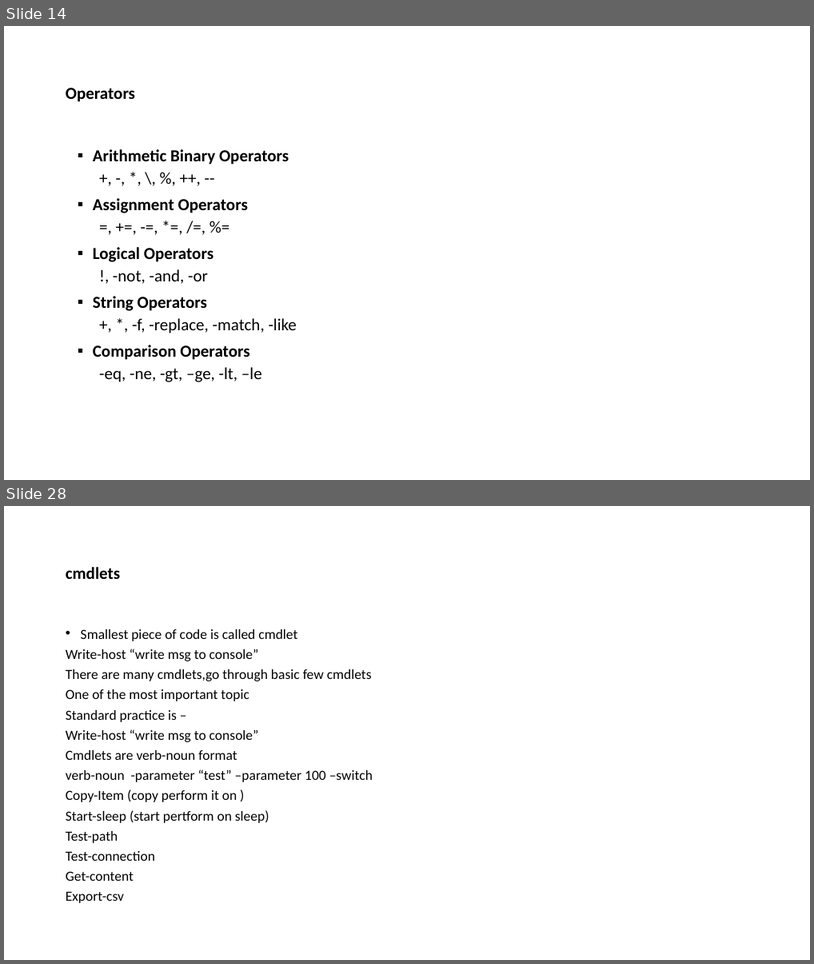
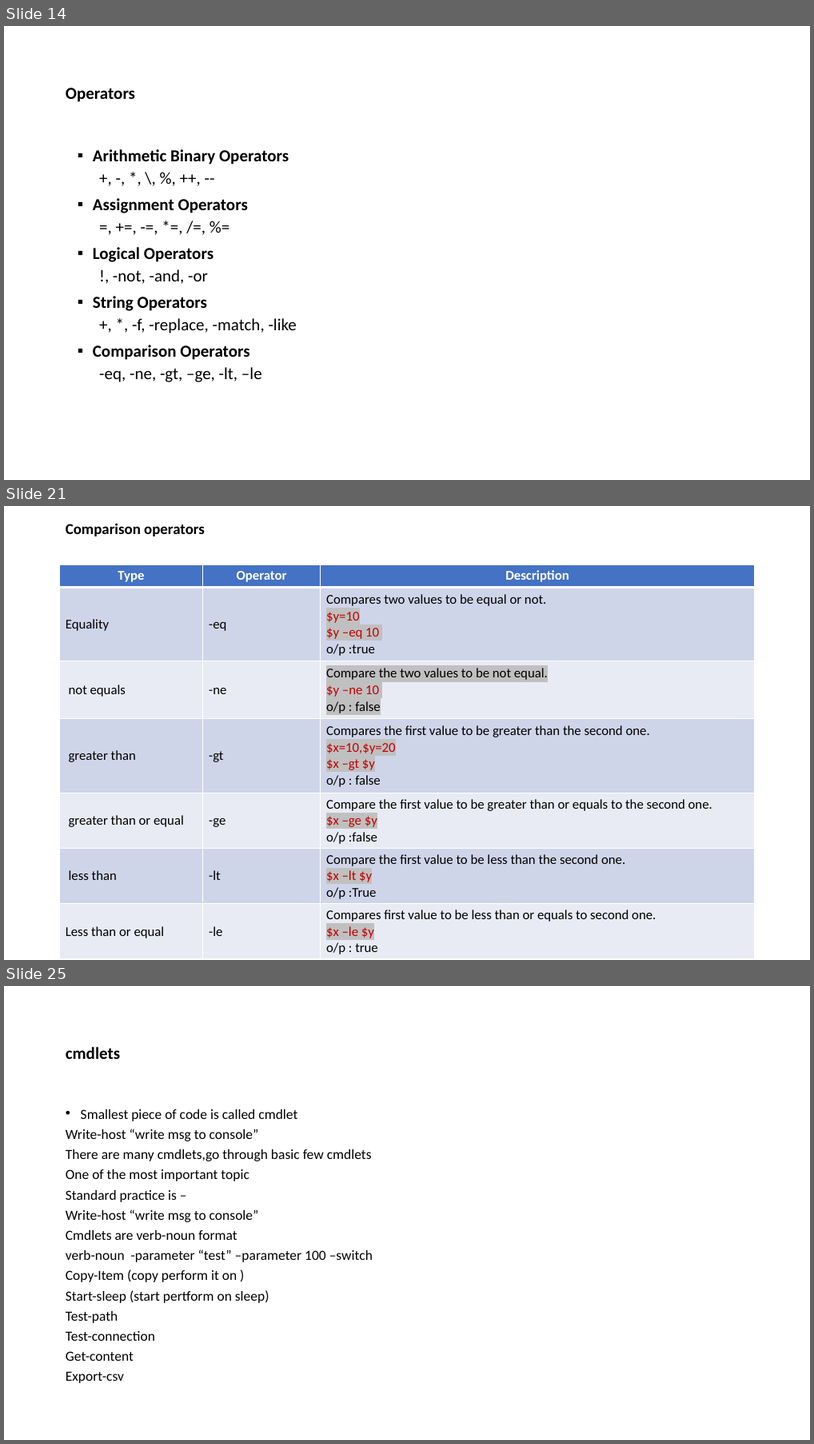
Before and after one commit to heshika/Batch1, a slide deck: Windows Powershell-basics.pptx. Shown one above the other, each under a label of ours: slides 14 and 28 before the commit, slides 14, 21 and 25 after it; the slides between them are not shown. The pictures are 814x964 and 814x1444 pixels, drawn with LibreOffice and Linux fonts; fonts in the diff are those of the drawing. Boxes give left, top, right and bottom in pixels: in the first picture for what was removed or moved away, otherwise in the second. Text is boxed around its words. In the diff, an @@ line names an element or a change of style, - is before the commit and + after.

Commit message:
day 4 class-operators

```diff
--- a/Windows Powershell-basics.pptx
+++ b/Windows Powershell-basics.pptx
@@ slide 21 added at (4,506,810,960), background #FFFFFF @@
@@ title added at (66,523,205,536), 18 pt, text #000000, bold @@
+Comparison operators
@@ table added at (60,564,754,957), 7 rows, 3 columns @@
+Type | Operator | Description
+Equality | -eq | Compares two values to be equal or not. / $y=10 / $y –eq 10 / o/p :true
+not equals | -ne | Compare the two values to be not equal. / $y –ne 10 / o/p : false
+greater than | -gt | Compares the first value to be greater than the second one. / $x=10,$y=20 / $x –gt $y / o/p : false
+greater than or equal | -ge | Compare the first value to be greater than or equals to the second one. / $x –ge $y / o/p :false
+less than | -lt | Compare the first value to be less than the second one. / $x –lt $y / o/p :True
+Less than or equal | -le | Compares first value to be less than or equals to second one. / $x –le $y / o/p : true
@@ what was slide 28 is now slide 25 @@
```
Also in this commit, not shown: 4 slides changed, 5 other slides added, 9 slides removed.
